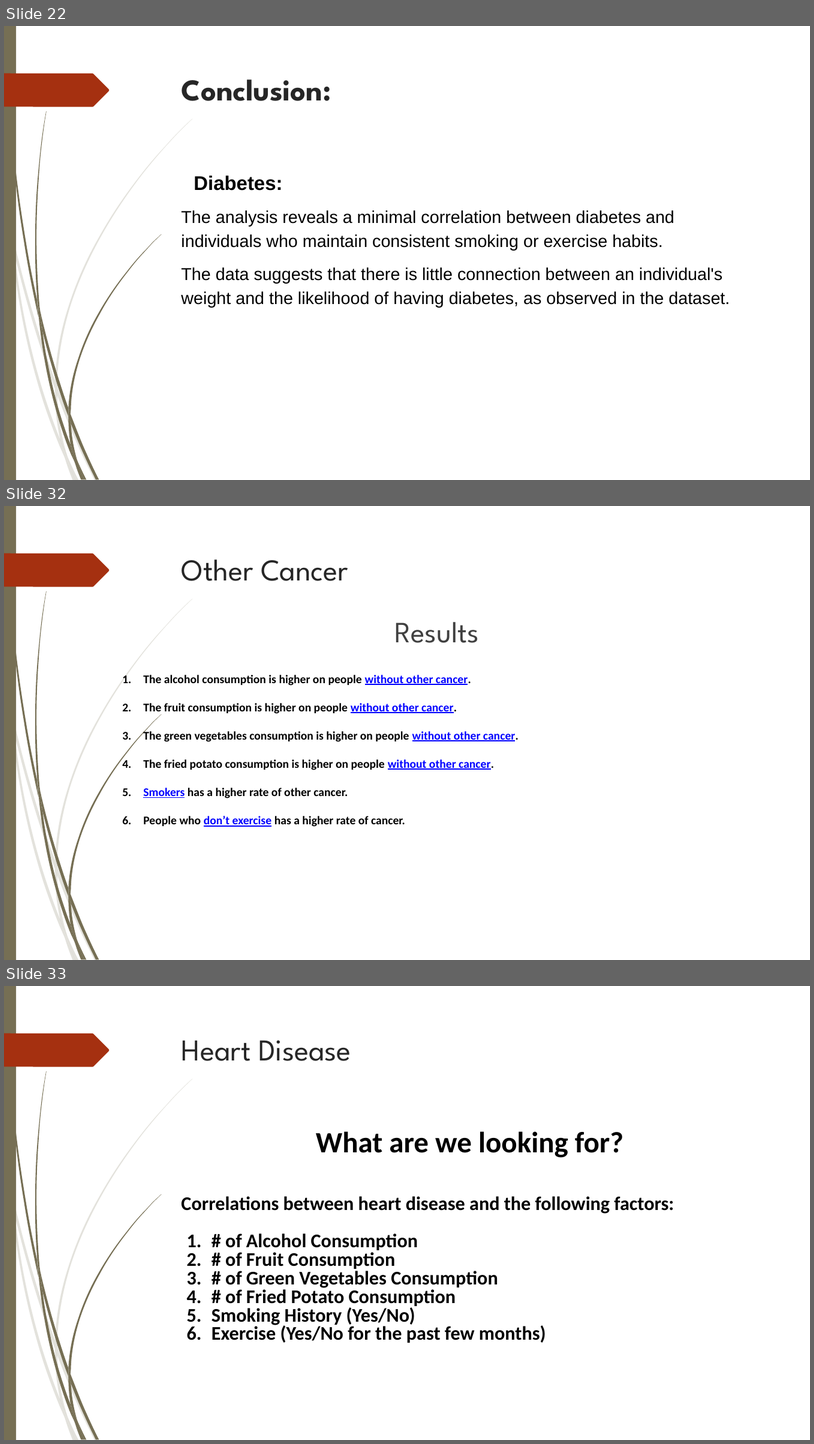
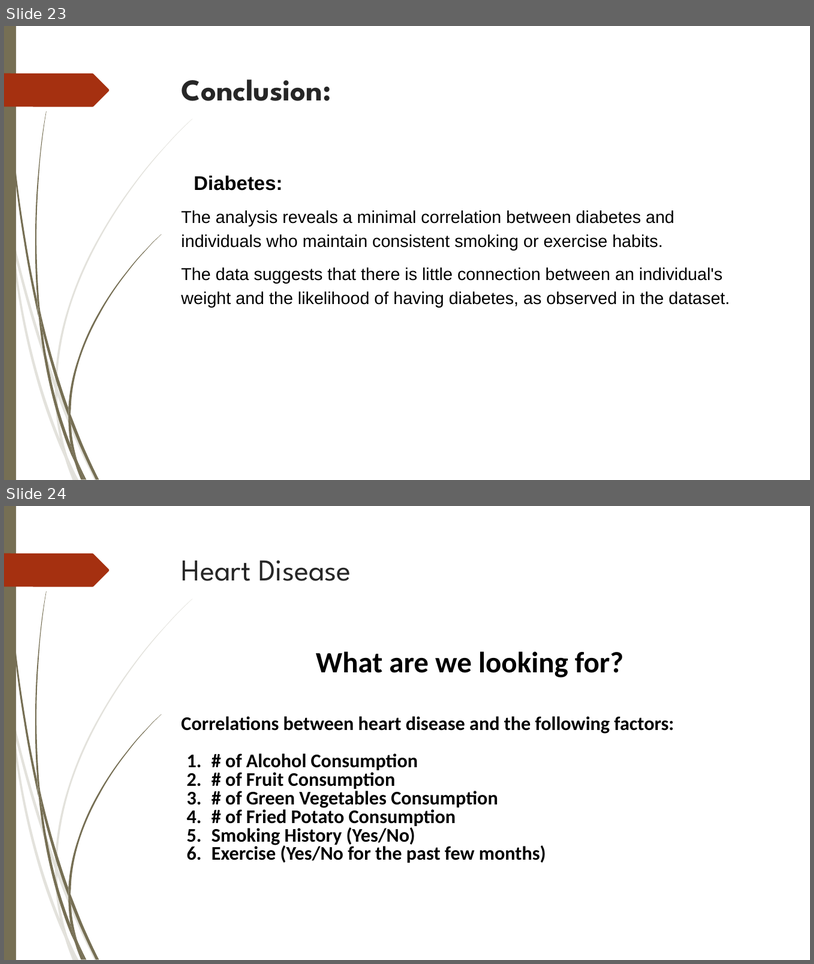
Before and after one commit to jeffrey1008x/Project1Team5, a slide deck: Analysis of Selected Health Issues (Light).pptx. Shown one above the other, each under a label of ours: slides 22, 32 and 33 before the commit, slides 23 and 24 after it; the slides between them are not shown. The pictures are 814x1444 and 814x964 pixels, drawn with LibreOffice and Linux fonts; fonts in the diff are those of the drawing; background and template pictures are left out. Boxes give left, top, right and bottom in pixels: in the first picture for what was removed or moved away, otherwise in the second. Text is boxed around its words. In the diff, an @@ line names an element or a change of style, - is before the commit and + after.

```diff
--- a/Analysis of Selected Health Issues (Light).pptx
+++ b/Analysis of Selected Health Issues (Light).pptx
@@ slide 32 removed at <box>4,506,810,960</box>, background picture (left out); not listed: 24 template elements that a slide beside it also shows @@
@@ title removed at <box>182,559,348,581</box> @@
-Other Cancer
@@ text removed at <box>143,622,519,826</box> @@
-Results
-1. The alcohol consumption is higher on people without other cancer.
-2. The fruit consumption is higher on people without other cancer.
-3. The green vegetables consumption is higher on people without other cancer.
-4. The fried potato consumption is higher on people without other cancer.
-5. Smokers has a higher rate of other cancer.
-6. People who don’t exercise has a higher rate of cancer.
@@ what was slide 22 is now slide 23 @@
@@ what was slide 33 is now slide 24 @@
```
Also in this commit, not shown: 11 slides changed, 5 slides added, 13 other slides removed, 1 other file.
